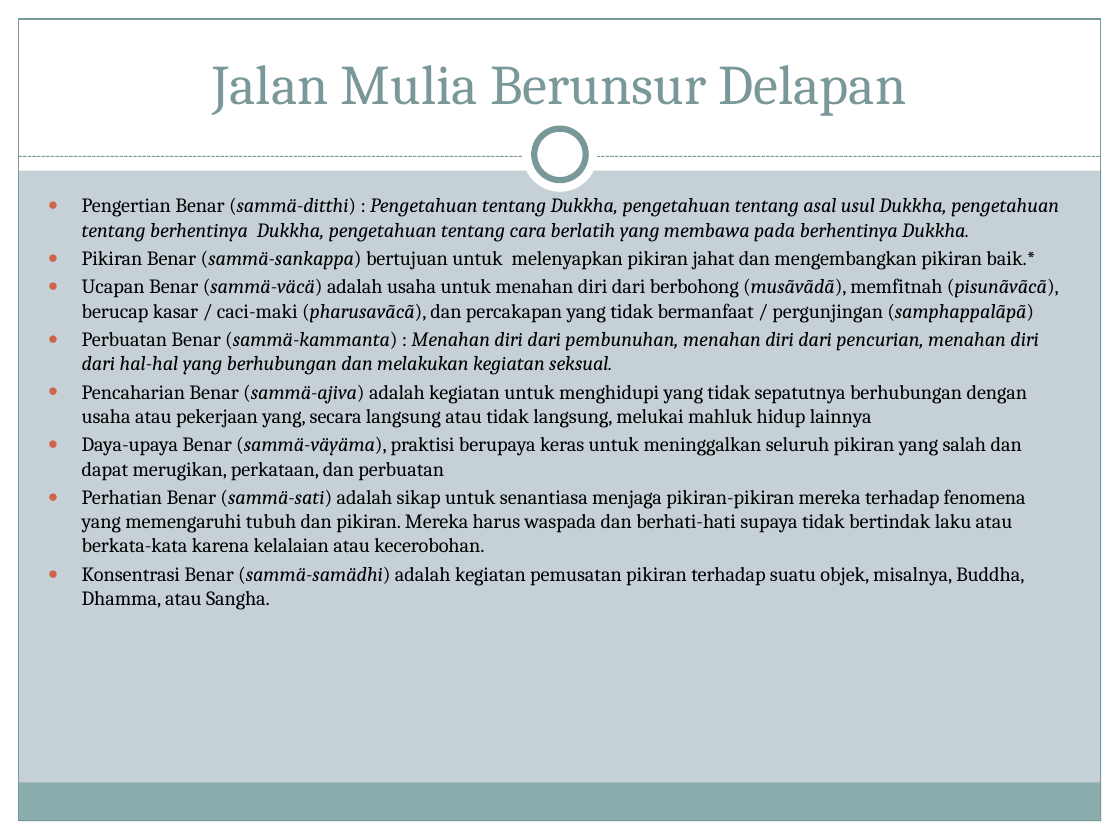
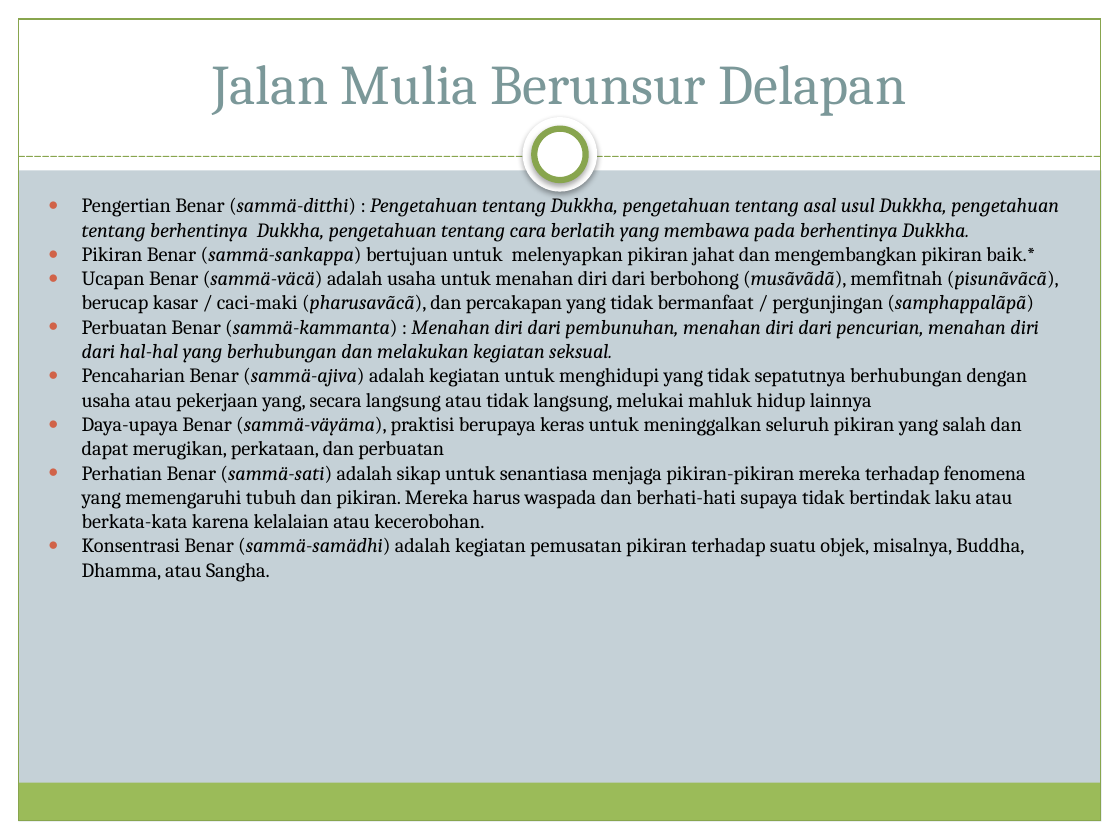
Before and after one commit to Galang23/galang23.github.io, a slide deck: slide 2 of tugas-sekolah/Agama/Khotbah Pertama.pptx. Drawn at 1120x840 pixels with LibreOffice and Linux fonts; fonts in the diff are those of the drawing. Boxes give left, top, right and bottom in pixels: in the first picture for what was removed or moved away, otherwise in the second. Text is boxed around its words. In the diff, an @@ line names an element or a change of style, - is before the commit and + after.

```diff
--- a/tugas-sekolah/Agama/Khotbah Pertama.pptx
+++ b/tugas-sekolah/Agama/Khotbah Pertama.pptx
@@ rectangle at <box>19,19,1101,821</box>: outline #7C999A 0.75 pt to #89A54F 0.74 pt @@
@@ text "Jalan Mulia Berunsur Delapan" at <box>212,65,906,116</box>: text colour #7C999A to #7B9899 @@
@@ ellipse at <box>523,118,598,193</box>: shadow on @@
@@ ellipse at <box>534,129,586,180</box>: outline #7C999A 4 pt to #89A54F 4 pt; shadow on @@
@@ line (19, 157) - (1101, 157): stroke #7C999A 0.75 pt dashed to #89A54F 0.74 pt @@
@@ text "Pengertian Benar (sammä-ditthi) : Pengetahuan ..." at <box>82,198,1059,582</box>: less space between paragraphs @@
@@ rectangle at <box>18,783,1100,821</box>: fill #8CADAE to #9BBB59 @@
```
Also in this commit, not shown: 2 other slides changed, 3 slides added, 2 other files.
